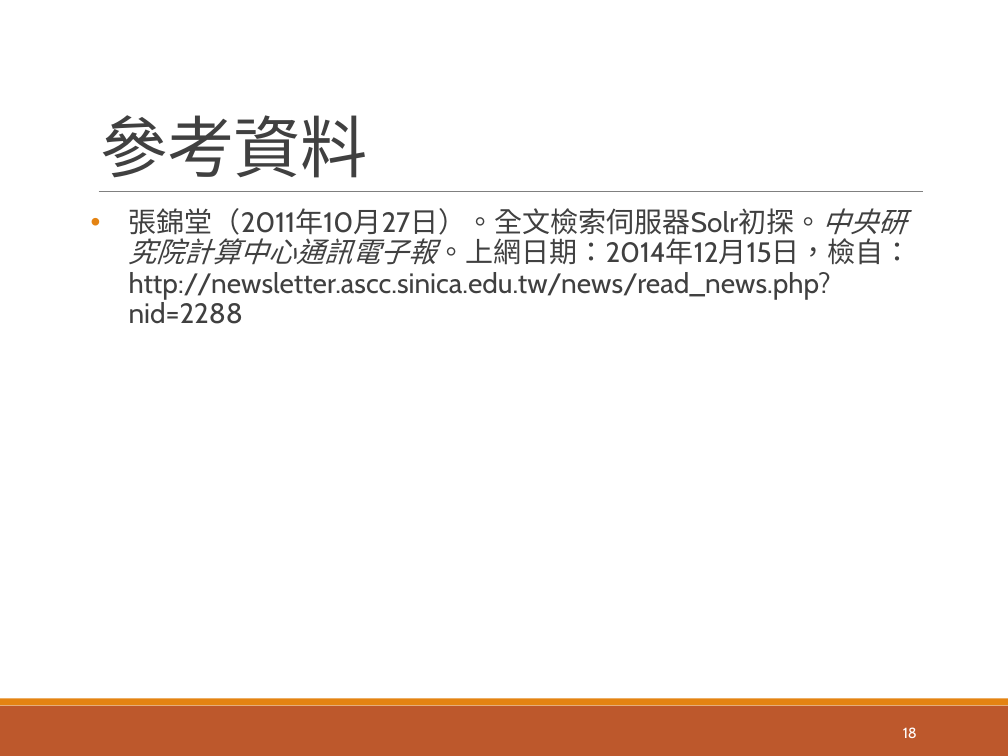
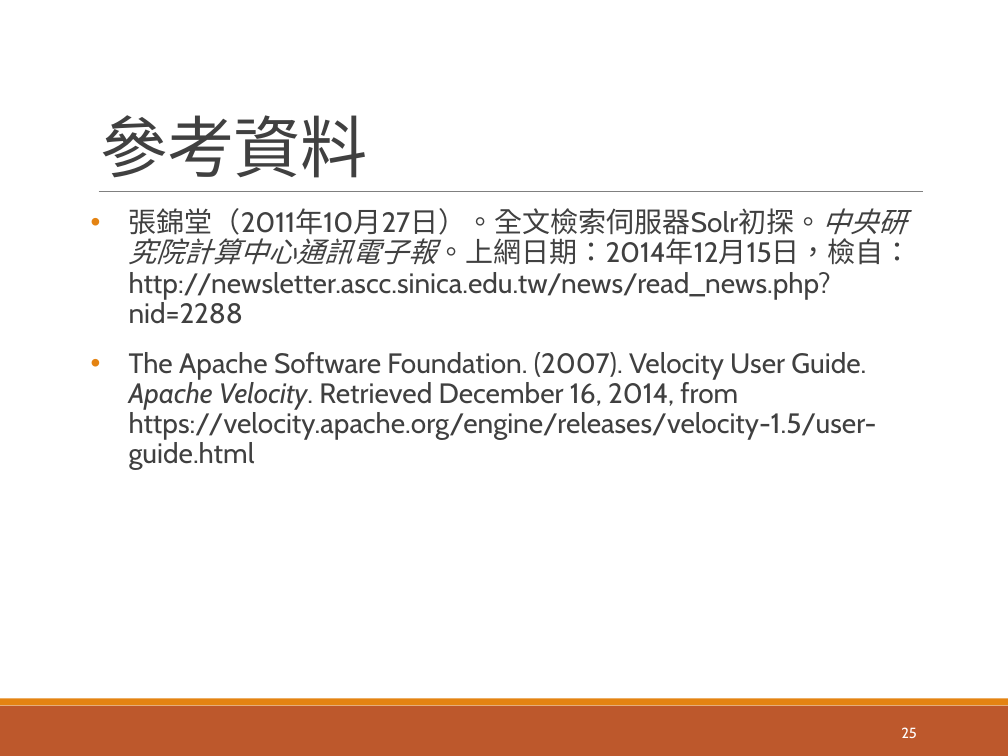
Before and after one commit to pulipulichen/ir-practice-solr, a slide deck: slide 25 of Apache Solr教學介紹.pptx (slide 18 before the commit). Drawn at 1008x756 pixels with LibreOffice and Linux fonts; fonts in the diff are those of the drawing. Boxes give left, top, right and bottom in pixels: in the first picture for what was removed or moved away, otherwise in the second. Text is boxed around its words. In the diff, an @@ line names an element or a change of style, - is before the commit and + after.

```diff
--- a/Apache Solr教學介紹.pptx
+++ b/Apache Solr教學介紹.pptx
@@ text at [129, 352, 877, 470]: paragraph added @@
+• The Apache Software Foundation. (2007). Velocity User Guide. Apache Velocity. Retrieved December 16, 2014, from https://velocity.apache.org/engine/releases/velocity-1.5/user-guide.html
@@ page number at [901, 727, 917, 738]: text changed @@
-18
+25
```
Also in this commit, not shown: 5 other slides changed, 7 slides added, 19 other files.
